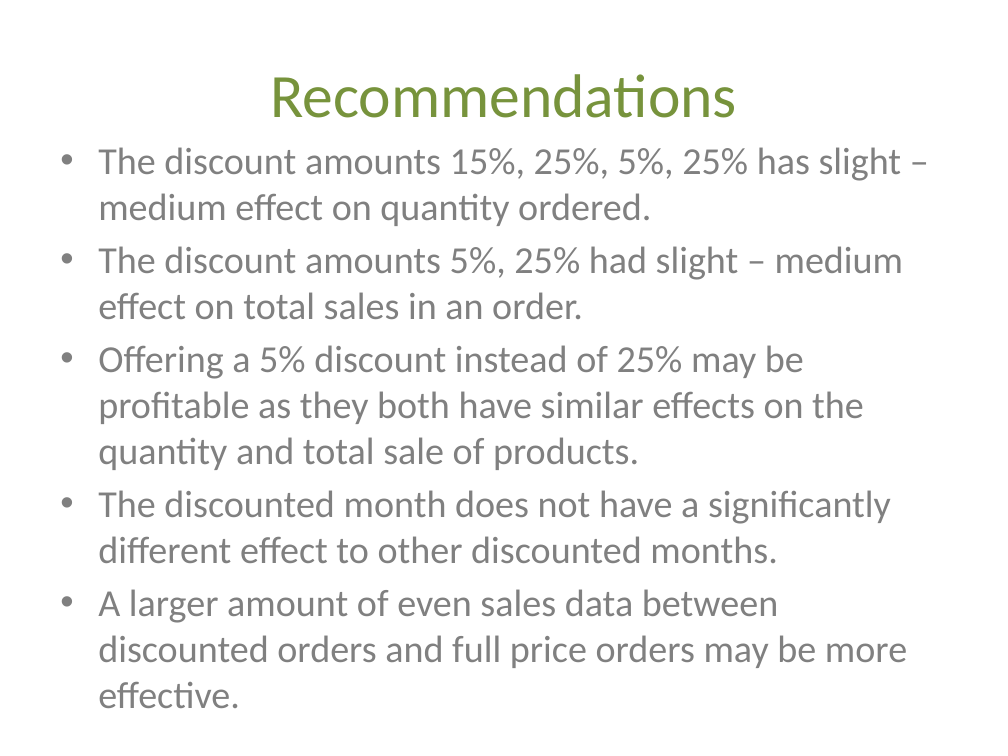
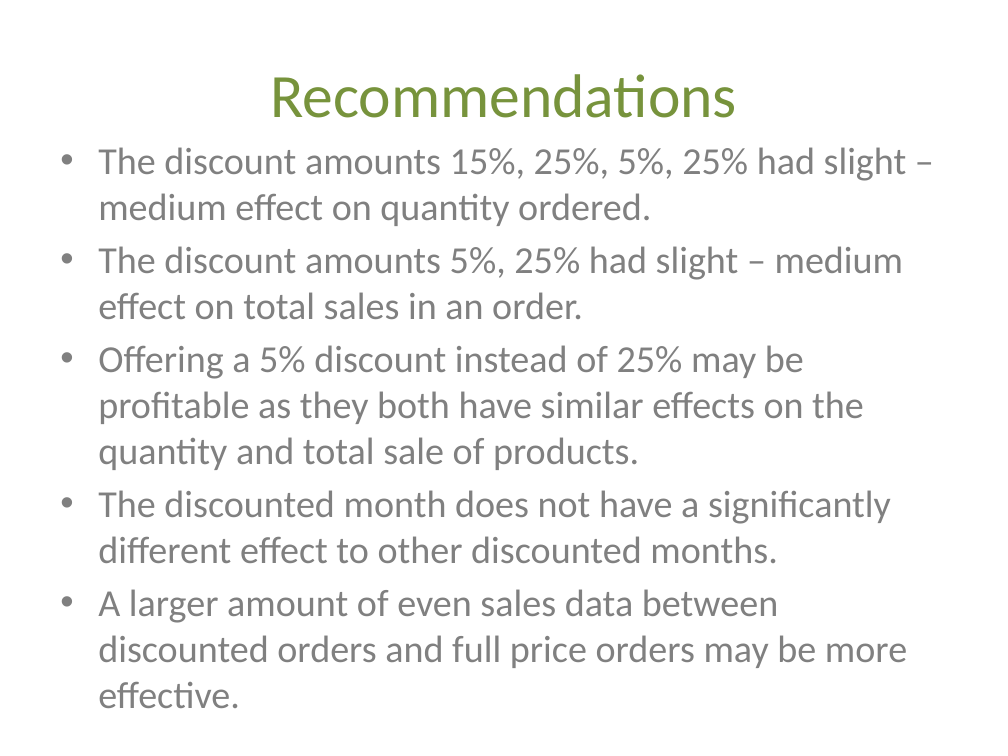
Before and after one commit to Sue-Mir/Module2_Project_Hypothesis_Testing, a slide deck: slide 13 of Project2_HypothesisTesting_NonTechnicalPresentation.pptx. Drawn at 1008x756 pixels with LibreOffice and Linux fonts; fonts in the diff are those of the drawing. Boxes give left, top, right and bottom in pixels: in the first picture for what was removed or moved away, otherwise in the second. Text is boxed around its words. In the diff, an @@ line names an element or a change of style, - is before the commit and + after.

```diff
--- a/Project2_HypothesisTesting_NonTechnicalPresentation.pptx
+++ b/Project2_HypothesisTesting_NonTechnicalPresentation.pptx
@@ text at (98, 147, 907, 226): text changed @@
-• The discount amounts 15%, 25%, 5%, 25% has slight – medium effect on quantity ordered.
+• The discount amounts 15%, 25%, 5%, 25% had slight – medium effect on quantity ordered.
```
Also in this commit, not shown: 3 other slides changed.
